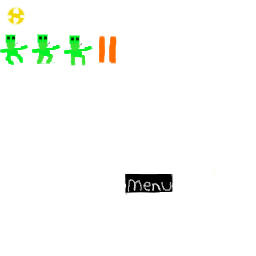
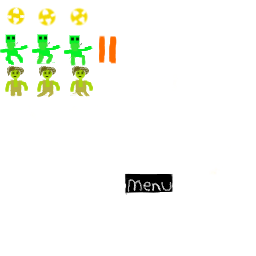
Comparing the layer stacks of the two 256 × 256 images. Changes:
added layer "new avatar" above "Layer 3rd spin" over left=5, top=66, right=93, bottom=98
added layer "Layer 3rd spin" above "Layer" over left=69, top=7, right=89, bottom=27
added layer "Layer" above "Background" over left=0, top=8, right=57, bottom=59
